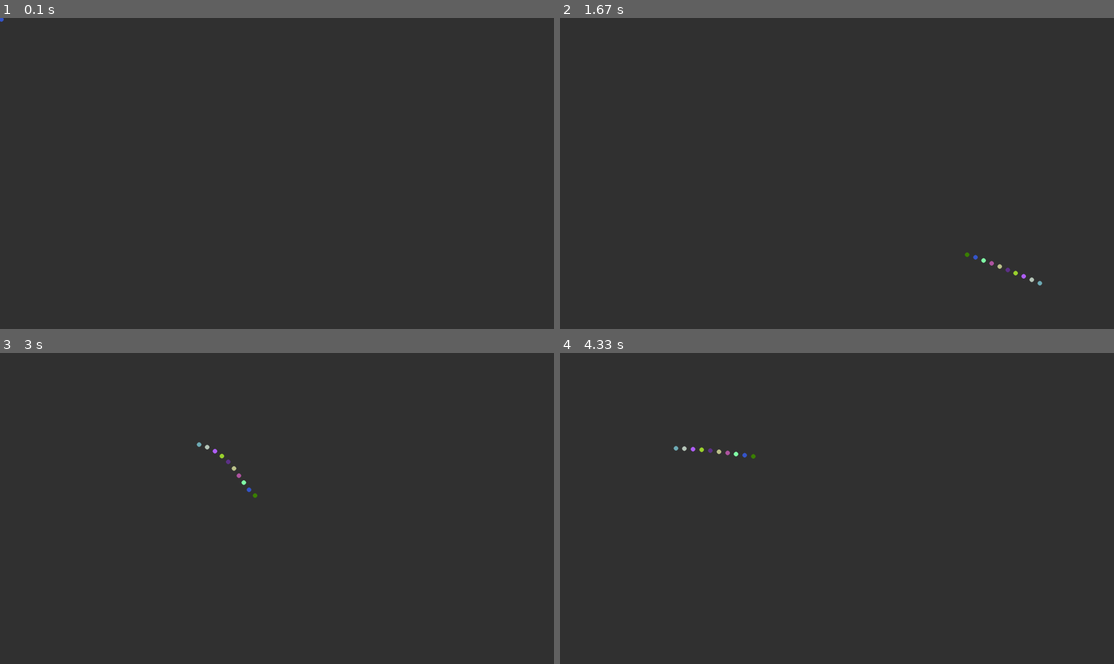
Above: before the commit, frames 1-4 (two rows, left to right).
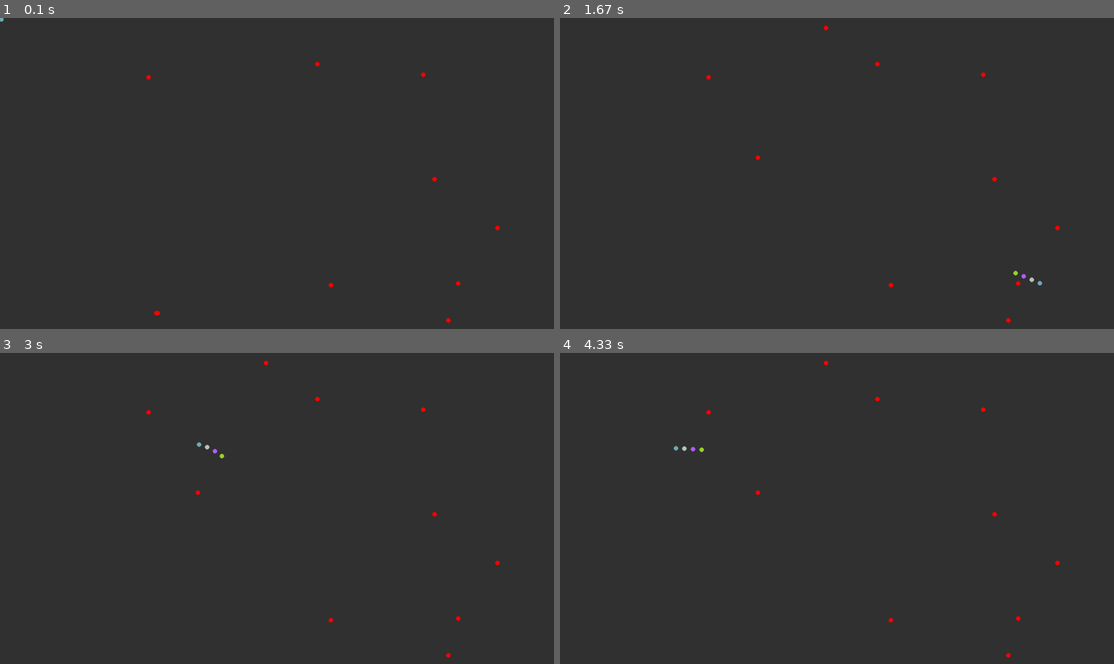
Above: after the commit, the same moments.

Repository: Cuchibambo/Main-Projects
Game: pygame game, started from python/ProceduralAnimations2.py
The game is run twice, just before and just after one commit, with the same random seed, the same clock (stepped at 60 frames per second) and the same inputs.
Inputs (mouse positions are in pixels of both pictures, inside the frame that each line leads up to):
- Up to frame 1 (0.1 s): no input
- Up to frame 2 (1.67 s): click (715, 313) at 0.38 s; click (842, 195) at 0.72 s; click (665, 126) at 1.05 s; click (1041, 282) at 1.38 s
- Up to frame 3 (3 s): click (288, 402) at 1.72 s; click (249, 589) at 2.05 s; click (260, 455) at 2.38 s; click (199, 443) at 2.72 s
- Up to frame 4 (4.33 s): click (981, 480) at 3.05 s; click (1008, 502) at 3.38 s; click (953, 452) at 3.72 s; click (676, 449) at 4.05 s

The runs differ from the first frame. In frame 1, 0.1% of the frame differs, in the area x 0-91%, y 0-99%; in frame 2, 0.2%; in frame 3, 0.2%, in the area x 26-91%, y 2-99%; in frame 4, 0.2%.

Commit message:
mlade animatrion procedeial is guid now and food e

Diff:
--- a/python/ProceduralAnimations2.py
+++ b/python/ProceduralAnimations2.py
@@ -13,6 +13,11 @@
             return f'Point {self.num} on ({self.pos[0]},{self.pos[1]})'
         except:
             return f'Point {self.num} on ({self.pos[0]},{self.pos[1]}), follows {self.folloWho.num}'
+
+class Food():
+    def __init__(self, pos, color):
+        self.pos = pos
+        self.color = color
 
 def GetVectorMagnitude(vec):
     return math.sqrt((vec[0]**2)+(vec[1]**2))
@@ -53,9 +58,16 @@
     color = RandomColor()
     Points.append(Point(folloWho,pos,num,color))
 
-nbPoints = 10
+def AddFood(width,height):
+    Foods.append(Food([random.randint(0,width),random.randint(0,height)], (255,0,0)))
+
+MaxFood = 10
+Foods = []
+nbPoints = 2
+PointRadius = 8
 Closeness = 30
 grow = False
+FoodSpawn = True
 TimeBetweenPointsSpawn = 1000*5
 Points = [Point(None, [0,0], 0, RandomColor())]
 for i in range(nbPoints-1):
@@ -64,8 +76,11 @@
 def main():
     pygame.init()
     width, height = 1920, 1080
-    APPEAR = pygame.USEREVENT+1
-    pygame.time.set_timer(APPEAR, TimeBetweenPointsSpawn)
+    GROW = pygame.USEREVENT+1
+    pygame.time.set_timer(GROW, TimeBetweenPointsSpawn)
+    if FoodSpawn:
+        while len(Foods) < MaxFood:
+            AddFood(width,height)
     Surface = pygame.display.set_mode((width,height))
     backgroundColor = (50,50,50)
     pygame.draw.rect(Surface, backgroundColor, pygame.Rect(0, 0, width, height))
@@ -76,10 +91,9 @@
         for event in pygame.event.get():
             if event.type == pygame.QUIT:
                 running = False
-            elif event.type == APPEAR:
+            elif event.type == GROW:
                 if grow:
                     AddAPoint()
-
 
         pygame.draw.rect(Surface, backgroundColor, pygame.Rect(0, 0, width, height))
 
@@ -89,7 +103,20 @@
             Points[i+1].pos = GetNextPos(Points[i+1].folloWho.pos,Points[i+1].pos)
 
         for point in Points:
-            pygame.draw.circle(Surface, point.color, (point.pos[0],point.pos[1]), 8)
+            for food in Foods:
+                if (point.pos[0] <= food.pos[0]+PointRadius and
+                    point.pos[0] >= food.pos[0]-PointRadius and
+                    point.pos[1] <= food.pos[1]+PointRadius and
+                    point.pos[1] >= food.pos[1]-PointRadius):
+                    AddAPoint()
+                    Foods.remove(food)
+                    AddFood(width,height)
+
+        for point in Points:
+            pygame.draw.circle(Surface, point.color, (point.pos[0],point.pos[1]), PointRadius)
+
+        for food in Foods:
+            pygame.draw.circle(Surface, food.color, (food.pos[0],food.pos[1]), PointRadius)
 
         pygame.display.flip()
 
